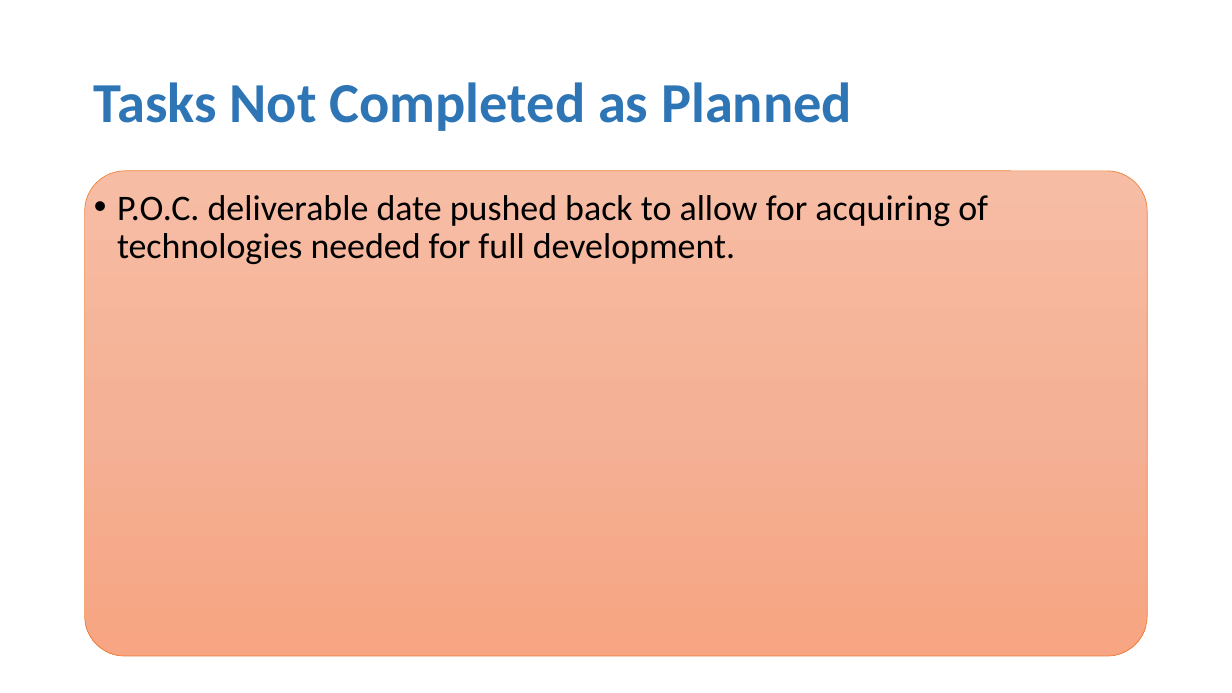
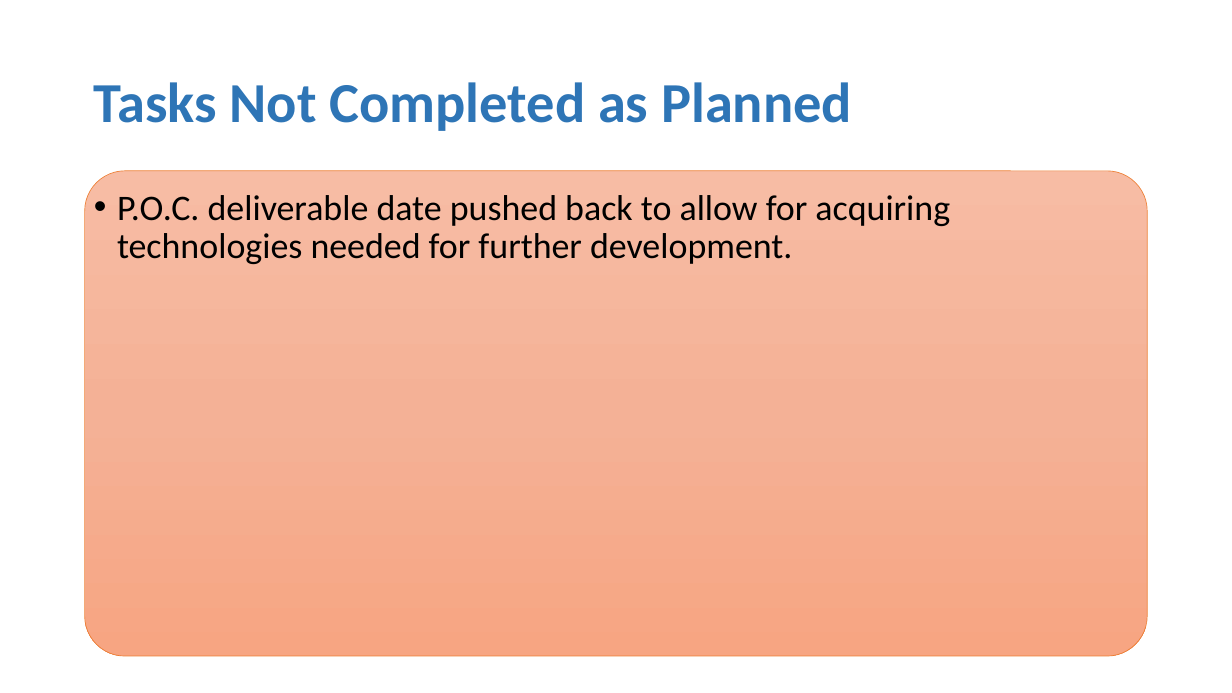
Before and after one commit to Bbulicki/MarchingMasters, a slide deck: slide 3 of Documents/Meeting Updates/MarchingMasters-1110.pptx. Drawn at 1232x693 pixels with LibreOffice and Linux fonts; fonts in the diff are those of the drawing. Boxes give left, top, right and bottom in pixels: in the first picture for what was removed or moved away, otherwise in the second. Text is boxed around its words. In the diff, an @@ line names an element or a change of style, - is before the commit and + after.

```diff
--- a/Documents/Meeting Updates/MarchingMasters-1110.pptx
+++ b/Documents/Meeting Updates/MarchingMasters-1110.pptx
@@ text at box(117, 195, 950, 264): text changed @@
-• P.O.C. deliverable date pushed back to allow for acquiring of technologies needed for full development.
+• P.O.C. deliverable date pushed back to allow for acquiring technologies needed for further development.
```
Also in this commit, not shown: 1 other slide changed, 1 other file.
